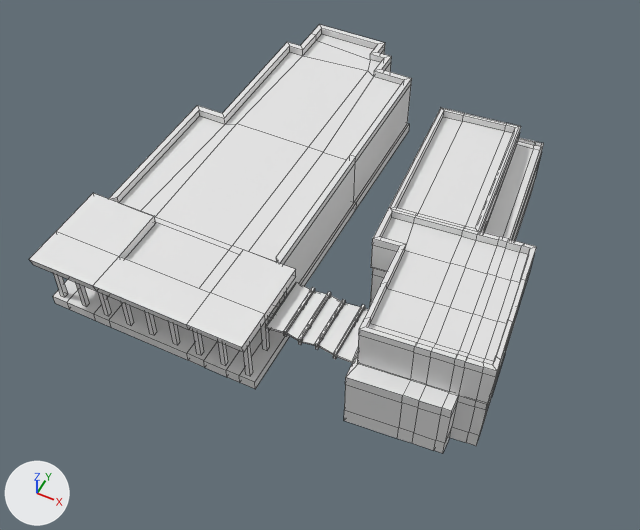
The FBX model src/Assets/3D Assets/Models/SHCC.fbx as it was, and as the next commit left it.
Both versions are drawn from a camera (50 mm lens) standing at (59.0, -82.8, 121.0) and looking at (8.9, 17.4, -4.2). Arrows for +X, +Y and +Z are at lower left; the lights stay in place. Mesh edges are drawn as thin lines. Materials are left out; every surface is plain grey.

Names of what the first picture shows: 'SHCC Main'.
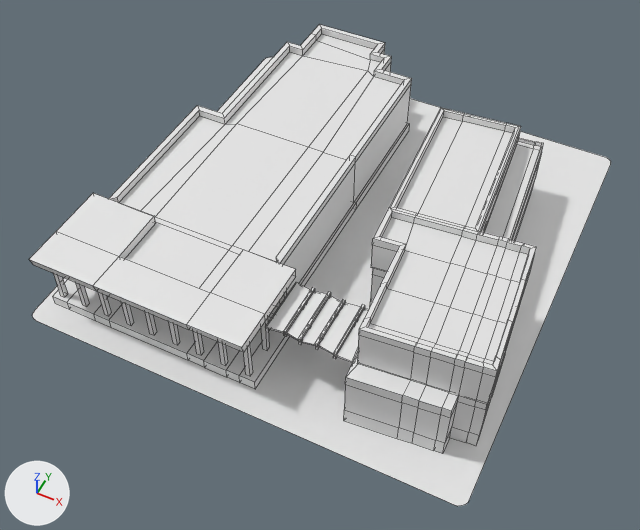
Patch to the scene script:
```diff
--- a/src/Assets/3D Assets/Models/SHCC.fbx.py
+++ b/src/Assets/3D Assets/Models/SHCC.fbx.py
@@ me_cube_003 @@
 # used by ob_shcc_main; location = (0.0, 0.0, 0.0)
-me_cube_003.from_pydata(...)  # 754 vertices, 715 faces; spans x -31.1..48.8, y -13.9..72.3, z -5.8..15.6
+me_cube_003.from_pydata(...)  # 778 vertices, 716 faces; spans x -33.4..50.8, y -16.4..73.9, z -5.8..15.6
+# me_cube_003 part 1: a new loose piece of 24 vertices spanning x -33.4..50.8, y -16.4..73.9, z -5.8
```

Location of each change, [x1, y1, x2, y2] in pixels of the pictures (640 x 530 px):
'SHCC Main', reshaped (13% wider, 12% taller)
    before: [29, 24, 544, 453]
    after: [29, 24, 611, 506]
part 1 of me_cube_003, added
    after: [33, 57, 611, 506]
